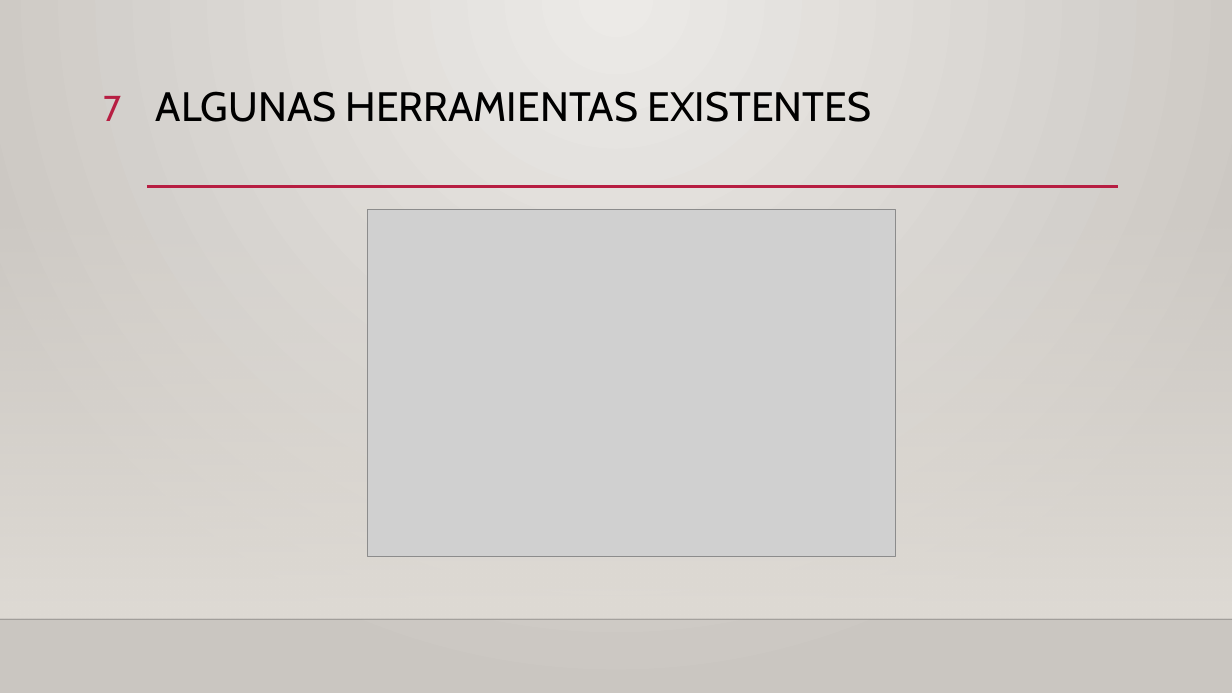
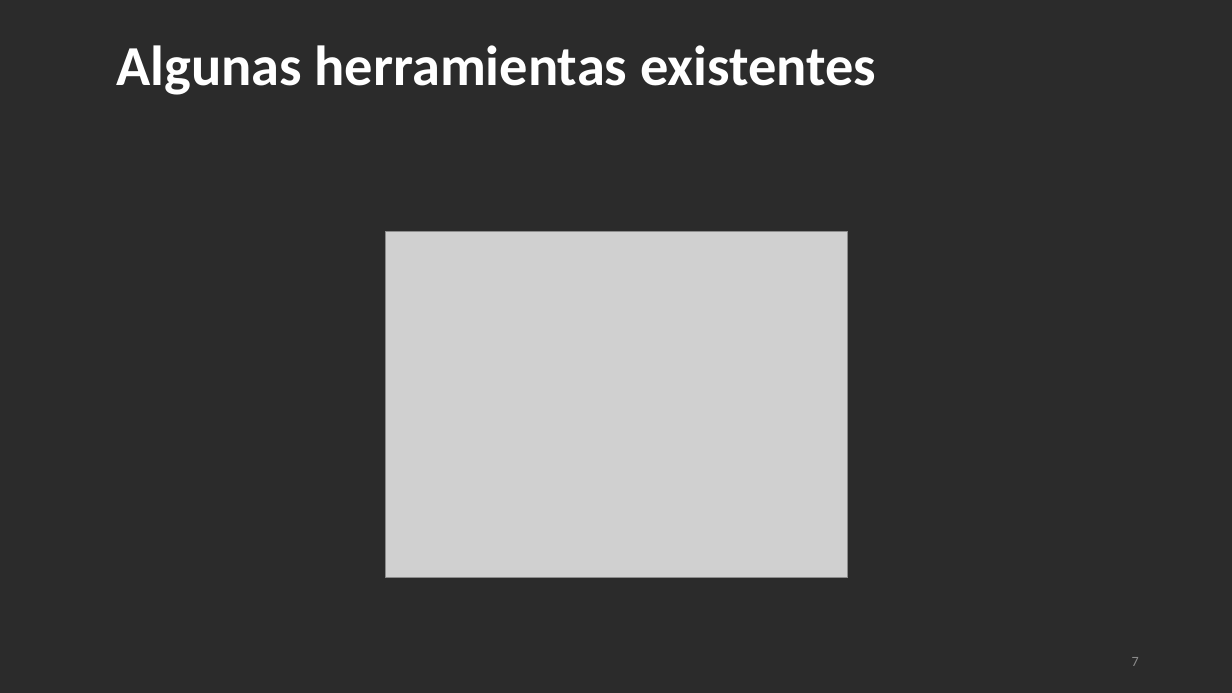
Before and after one commit to garo9521/Trabajo-Terminal, a slide deck: slide 7 of Documento/Final_Presentacion.pptx. Drawn at 1232x693 pixels with LibreOffice and Linux fonts; fonts in the diff are those of the drawing; grey boxes stand for pictures; background and template pictures are left out; a plain dark background stands for a picture behind light text. Boxes give left, top, right and bottom in pixels: in the first picture for what was removed or moved away, otherwise in the second. Text is boxed around its words. In the diff, an @@ line names an element or a change of style, - is before the commit and + after.

```diff
--- a/Documento/Final_Presentacion.pptx
+++ b/Documento/Final_Presentacion.pptx
@@ background gradient #ECEAE7 to #CAC7C1 to picture (left out) @@
@@ title "Algunas herramientas existentes" at <box>116,45,876,95</box>: vertical alignment top to middle @@
@@ title at <box>116,45,876,95</box>: text changed; size 32 to 44 pt; font Cabin to Calibri; text colour #000000 to #FFFFFF; bold on @@
-ALGUNAS HERRAMIENTAS EXISTENTES
+Algunas herramientas existentes
@@ rectangle removed at <box>0,204,1232,619</box> @@
@@ line removed from (147, 187) to (1118, 187) @@
@@ picture: place and size @@
-picture at <box>368,210,896,556</box>
+picture at <box>385,231,848,578</box>
@@ line removed from (0, 619) to (1232, 619) @@
@@ page number: place and size @@
-page number at <box>103,96,121,121</box>
+page number at <box>1132,657,1139,666</box>
@@ page number at <box>1132,657,1139,666</box>: size 28 to 11 pt, font Cabin to Calibri, text colour #B71E42 to #8C8C8C; vertical alignment top to middle @@
```
Also in this commit, not shown: 26 other slides changed, 1 slide added, 1 slide removed.
